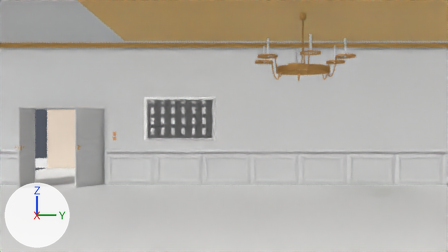
One commit to the Blender file manor.blend: the scene before it, then after it.
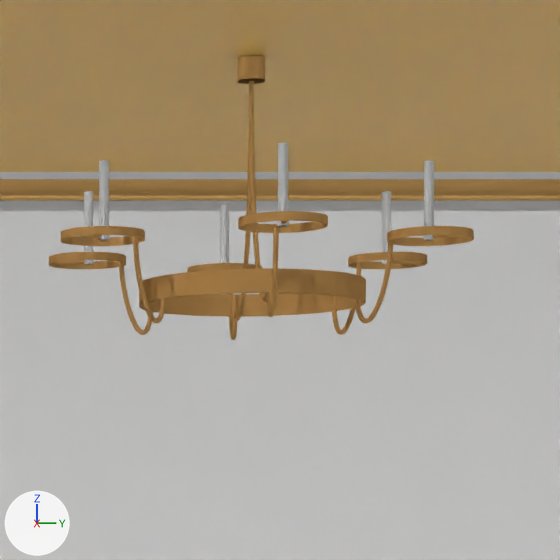
The first picture shows the older version from the file's camera 'camera_fps'. The close-ups show both versions on the part from 54% to 84% of the width and 0% to 53% of the height of that picture; other places that the commit changed are outside them. Lighting does not change. The marker at lower left points along +X, +Y and +Z.

The first close-up shows 'chandelier_candles_proxy', 'chandelier_rings', 'chandelier_splines', 'coving.000', 'dining_ceiling', 'dining_wall.W'.
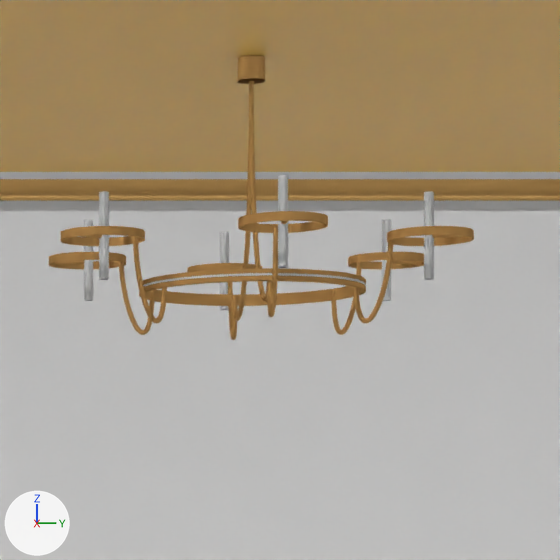
The change in detail:
me_circle is used by ob_chandelier_rings; parent ob_chandelier_proxy; location (0.0, 0.0, 0.0).
me_circle had 472 vertices, 474 faces and spanned x 0.0..0.98, y -0.88..0.88, z 0.0..1.1.
me_circle now has 506 vertices, 506 faces and spans x 0.0..0.98, y -0.88..0.88, z 0.05..1.1.
Part 1, on me_circle:
16 faces are deleted.
17 vertices in x 0.0..0.48, y -0.48..0.48, z 0.0 move by (0.0, 0.0, 0.05).
17 vertices in x 0.0..0.5, y -0.5..0.5, z 0.0 move by (0.0, 0.0, 0.08).
34 vertices are added at x 0.0..0.5, y -0.5..0.5, z 0.05..0.07.
32 new faces join them, mat_gold (orange #e7b169).
16 new faces join them, mat_candle_emit (white #ffffff).
me_circle now uses material mat_candle_emit (white #ffffff).
me_cylinder is used by ob_chandelier_candles_proxy; parent ob_chandelier_proxy; location (0.0, 0.0, 0.0).
me_cylinder had 192 vertices, 150 faces and spanned x 0.38..0.823, y -0.715..0.715, z 0.234..0.57.
me_cylinder now has 336 vertices, 297 faces and spans x 0.38..0.823, y -0.715..0.715, z 0.066..0.438.
me_cylinder part 2: the loose piece of 64 vertices spanning x 0.781..0.823, y -0.021..0.021, z 0.234..0.57 is rebuilt with 112 vertices and now spans x 0.781..0.823, y -0.021..0.021, z 0.066..0.438.
me_cylinder part 3: the loose piece of 64 vertices spanning x 0.38..0.422, y 0.673..0.715, z 0.234..0.57 is rebuilt with 112 vertices and now spans x 0.38..0.422, y 0.673..0.715, z 0.066..0.438.
me_cylinder part 4: the loose piece of 64 vertices spanning x 0.38..0.422, y -0.715..-0.673, z 0.234..0.57 is rebuilt with 112 vertices and now spans x 0.38..0.422, y -0.715..-0.673, z 0.066..0.438.

Boxes [x1, y1, x2, y2] around the edits, measured in the close-ups (560 x 560 px):
'chandelier_rings', reshaped
    before: [49, 56, 474, 317]
    after: [49, 56, 474, 306]
'chandelier_candles', reshaped (not visible before)
    after: [84, 175, 434, 310]
'chandelier_candles_proxy', reshaped (not visible afterwards)
    before: [84, 143, 434, 265]
part 1 of me_circle, built on
    before: [139, 268, 366, 317]
    after: [139, 268, 366, 306]
part 2 of me_cylinder, rebuilt (12% taller)
    before: [220, 143, 288, 263]
    after: [220, 175, 288, 310]
part 3 of me_cylinder, rebuilt
    before: [382, 160, 434, 265]
    after: [382, 191, 434, 301]
part 4 of me_cylinder, rebuilt
    before: [84, 160, 109, 265]
    after: [84, 191, 109, 301]
